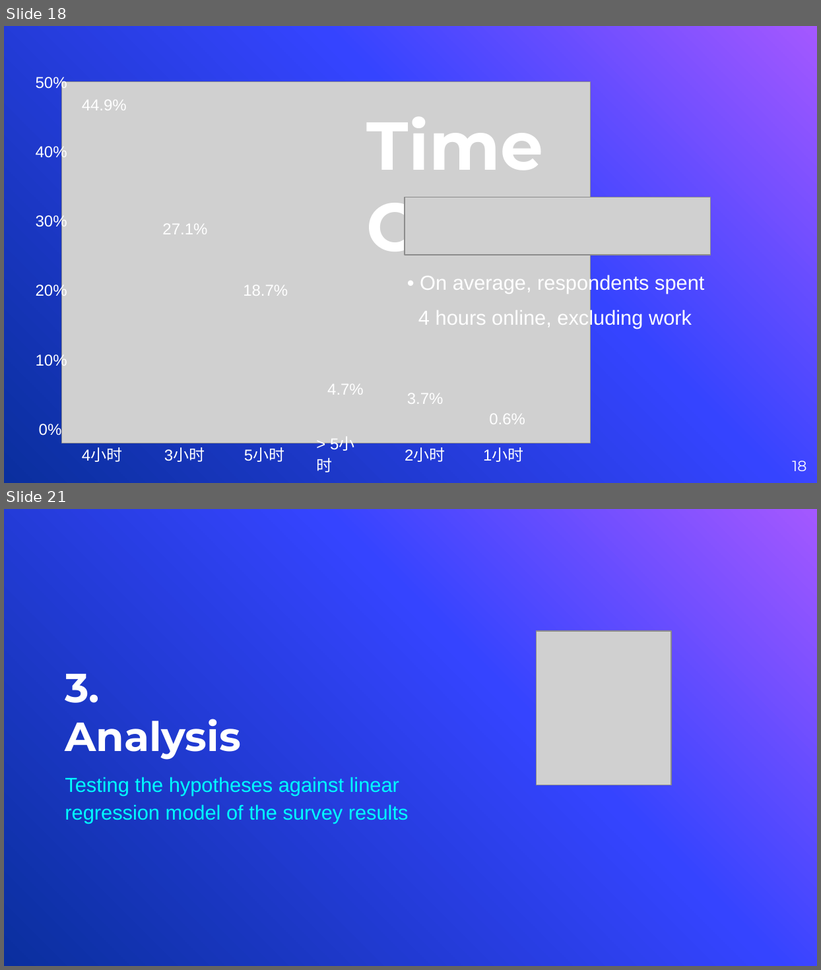
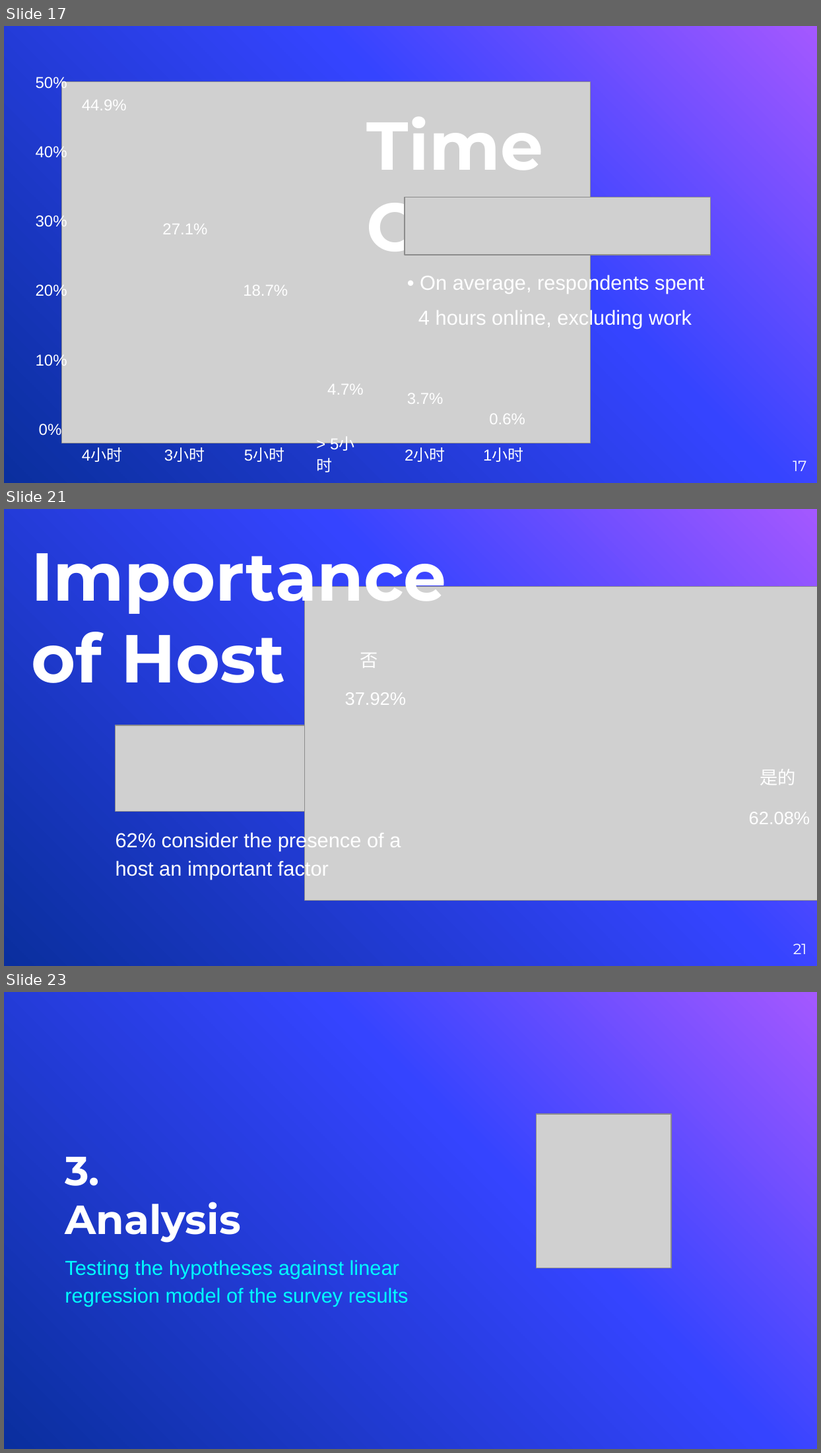
Before and after one commit to vyacheslav-polyakov/thesis, a slide deck: !Defense Slides.pptx. Shown one above the other, each under a label of ours: slides 18 and 21 before the commit, slides 17, 21 and 23 after it; the slides between them are not shown. The pictures are 821x970 and 821x1453 pixels, drawn with LibreOffice and Linux fonts; fonts in the diff are those of the drawing; grey boxes stand for pictures; background and template pictures are left out. Boxes give left, top, right and bottom in pixels: in the first picture for what was removed or moved away, otherwise in the second. Text is boxed around its words. In the diff, an @@ line names an element or a change of style, - is before the commit and + after.

```diff
--- a/!Defense Slides.pptx
+++ b/!Defense Slides.pptx
@@ slide 21 added at box(4, 509, 817, 966), background gradient #A458FF to #3544FF to #0A2F9E @@
@@ title added at box(31, 553, 446, 683), 60 pt, text #FFFFFF, bold @@
+Importance of Host
@@ picture added at box(305, 587, 817, 901) @@
@@ text added at box(360, 653, 378, 668), 16 pt, text #FFFFFF @@
+否
@@ text added at box(345, 692, 407, 705), 16 pt, text #FFFFFF @@
+37.92%
@@ picture added at box(116, 725, 527, 811) @@
@@ text added at box(760, 770, 796, 786), 16 pt, text #FFFFFF @@
+是的
@@ text added at box(749, 812, 811, 824), 16 pt, text #FFFFFF @@
+62.08%
@@ text added at box(116, 832, 401, 879), 18 pt, text #FFFFFF @@
+62% consider the presence of a host an important factor
@@ page number added at box(793, 944, 807, 955), 13 pt, text #FFFFFF @@
+21
@@ what was slide 18 is now slide 17 @@
@@ page number at box(793, 461, 807, 472): text changed @@
-18
+17
@@ what was slide 21 is now slide 23 @@
```
Also in this commit, not shown: 6 slides changed, 2 other slides added, 5 other files.
